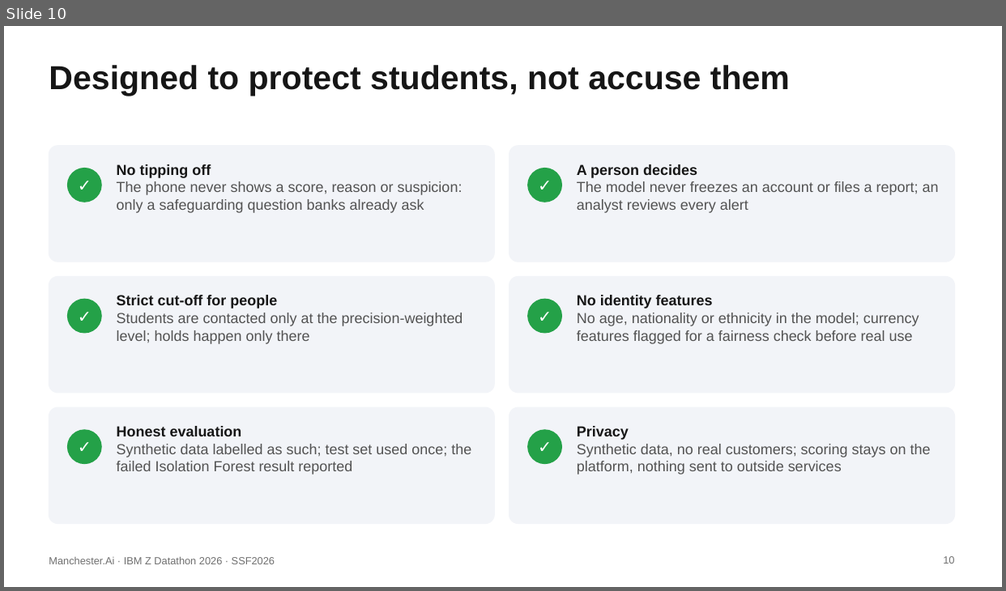
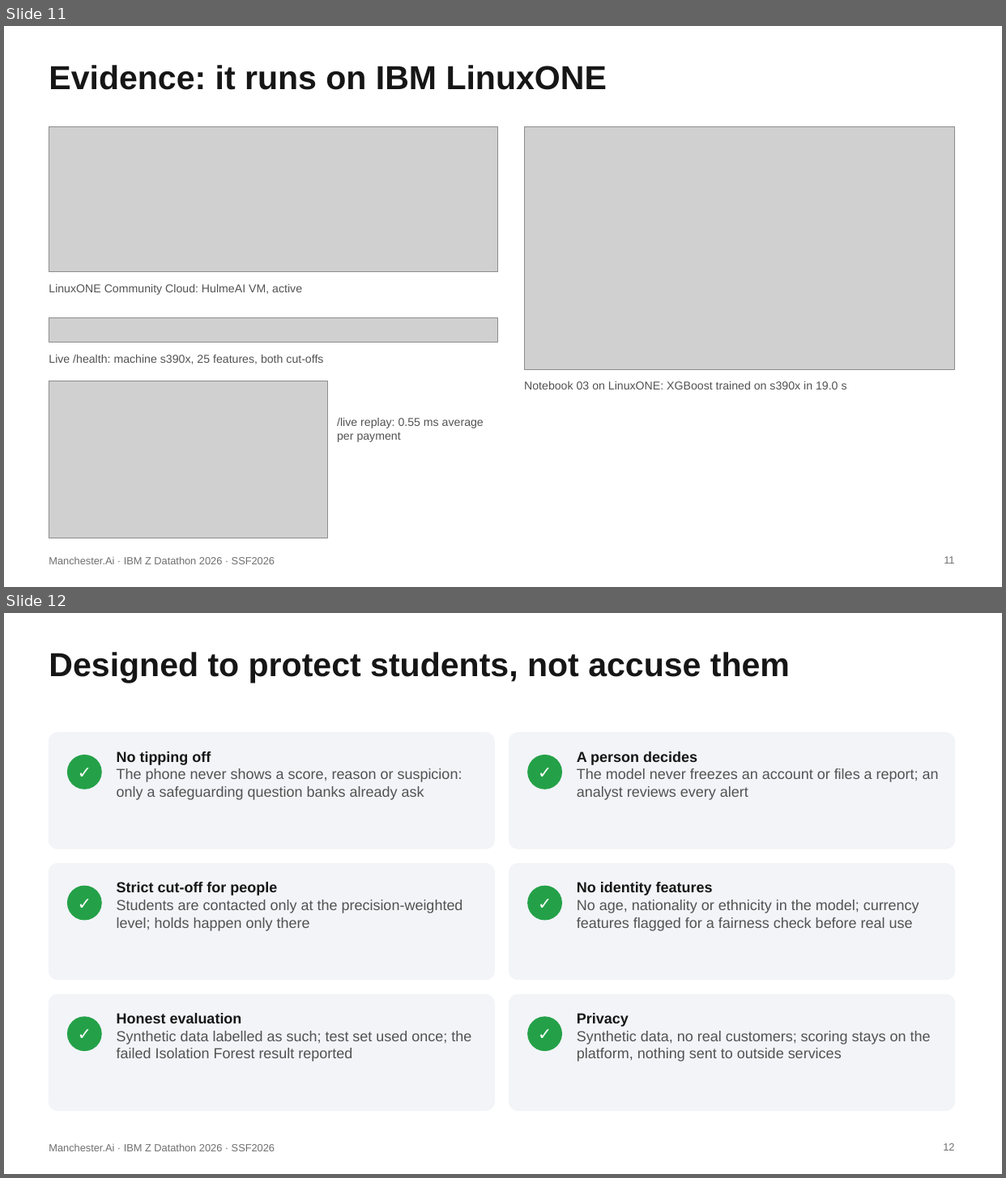
Before and after one commit to ksshubhan/manchester-imbz-datathon-2026, a slide deck: docs/Manchester.Ai_IBM_Z_Datathon_2026_Project.pptx. Shown one above the other, each under a label of ours: slide 10 before the commit, slides 11 and 12 after it. The pictures are 1006x591 and 1006x1178 pixels, drawn with LibreOffice and Linux fonts; fonts in the diff are those of the drawing; grey boxes stand for pictures. Boxes give left, top, right and bottom in pixels: in the first picture for what was removed or moved away, otherwise in the second. Text is boxed around its words. In the diff, an @@ line names an element or a change of style, - is before the commit and + after.

```diff
--- a/docs/Manchester.Ai_IBM_Z_Datathon_2026_Project.pptx
+++ b/docs/Manchester.Ai_IBM_Z_Datathon_2026_Project.pptx
@@ slide 11 added at [4, 26, 1002, 587], background #FFFFFF; not listed: 1 template element that a slide beside it also shows @@
@@ title added at [49, 65, 607, 90], 32 pt, text #161616, bold @@
+Evidence: it runs on IBM LinuxONE
@@ picture added at [49, 127, 498, 271] @@
@@ picture added at [524, 127, 955, 369] @@
@@ text added at [49, 284, 302, 295], 11 pt, text #525252 @@
+LinuxONE Community Cloud: HulmeAI VM, active
@@ picture added at [49, 318, 498, 343] @@
@@ text added at [49, 355, 323, 365], 11 pt, text #525252 @@
+Live /health: machine s390x, 25 features, both cut-offs
@@ picture added at [49, 382, 327, 539] @@
@@ text added at [524, 382, 847, 390], 11 pt, text #525252 @@
+Notebook 03 on LinuxONE: XGBoost trained on s390x in 19.0 s
@@ text added at [337, 418, 484, 442], 11 pt, text #525252 @@
+/live replay: 0.55 ms average per payment
@@ page number added at [944, 557, 954, 564], 10 pt, text #6F6F6F @@
+11
@@ what was slide 10 is now slide 12 @@
@@ page number at [943, 1144, 954, 1151]: text changed @@
-10
+12
```
Also in this commit, not shown: 1 slide changed, 1 other slide added, 12 other files.
